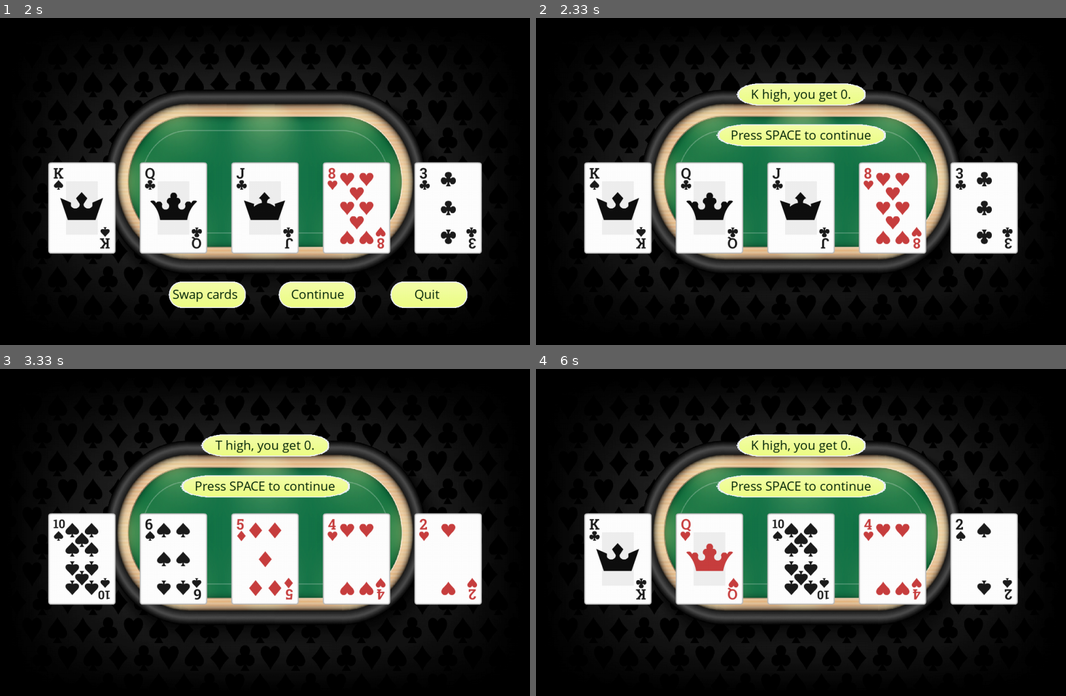
Above: before the commit, frames 1-4 (two rows, left to right).
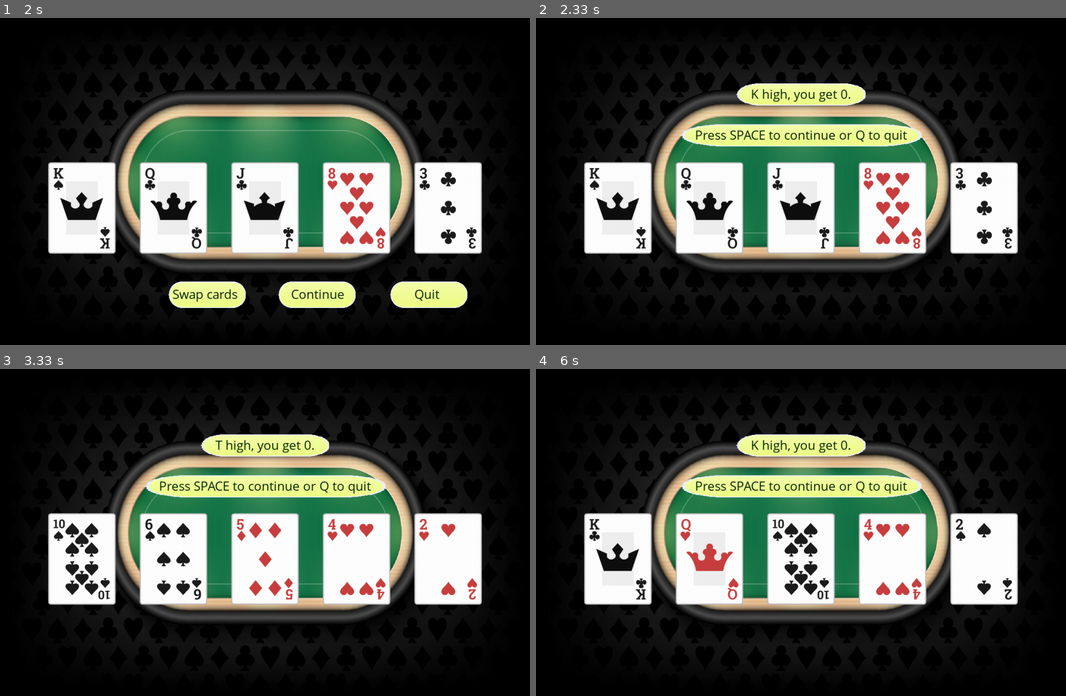
Above: after the commit, the same moments.

Repository: jungleistx/poker_game
Game: pygame game, started from main.py
Two runs of this game, one before a commit and one after it. Both use one fixed random seed, a clock stepped at 60 frames per second and the inputs below.
Inputs (mouse positions are in pixels of both pictures, inside the frame that each line leads up to):
- Up to frame 1 (2 s): tap Enter at 0.33 s; tap Space at 1.67 s
- Up to frame 2 (2.33 s): click "Continue" at 2.05 s
- Up to frame 3 (3.33 s): tap Space at 2.33, 3.07 s; tap 1 at 2.67, 3.15 s
- Up to frame 4 (6 s): tap Space at 3.37, 5.9 s; click (965, 525) at 3.55 s; click (991, 506) at 3.88 s; click (986, 597) at 4.22 s; click (822, 519) at 4.55 s; click (673, 588) at 4.88 s; click (721, 627) at 5.22 s; tap 5 at 5.5 s

Frame 1 is identical in both runs. In frame 2, 1.4% of the frame differs, in the area x 27-73%, y 32-40%; in frame 3, 1.4%; in frame 4, 1.4%.

Commit message:
mod Window, add q-key to quit in instructions

Diff:
--- a/classes/window.py
+++ b/classes/window.py
@@ -67,7 +67,7 @@
 
 
 	def draw_continue_instructions(self):
-		space_button = Button('Press SPACE to continue')
+		space_button = Button('Press SPACE to continue or Q to quit')
 		space_button.change_button_size()
 		space_button.set_new_location(Window.WIDTH, 210)
 		space_button.draw_button(self.window)
@@ -81,6 +81,8 @@
 				elif event.type == pygame_instance.KEYDOWN:
 					if event.key == pygame_instance.K_SPACE:
 						self.run()
+					elif event.key == pygame_instance.K_q:
+						self.quit_and_exit()
 
 
 	def draw_endgame_screen(self):
